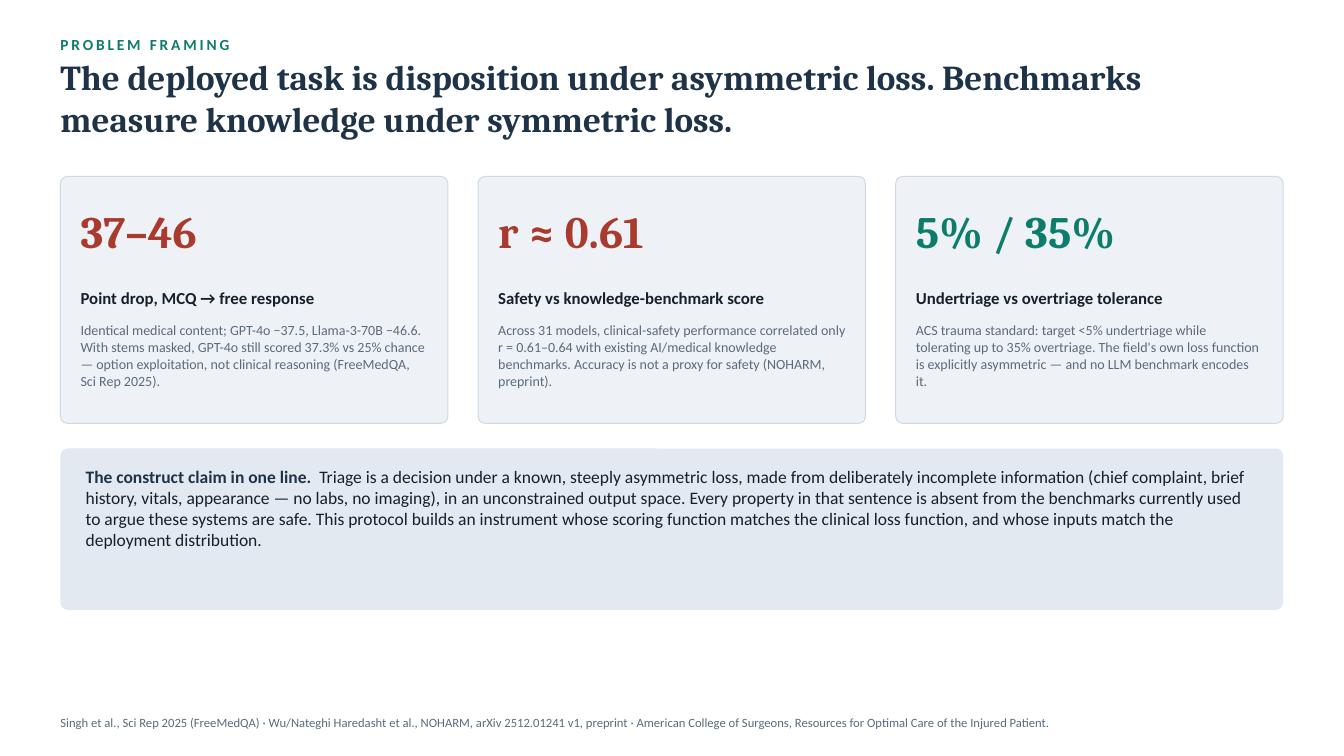
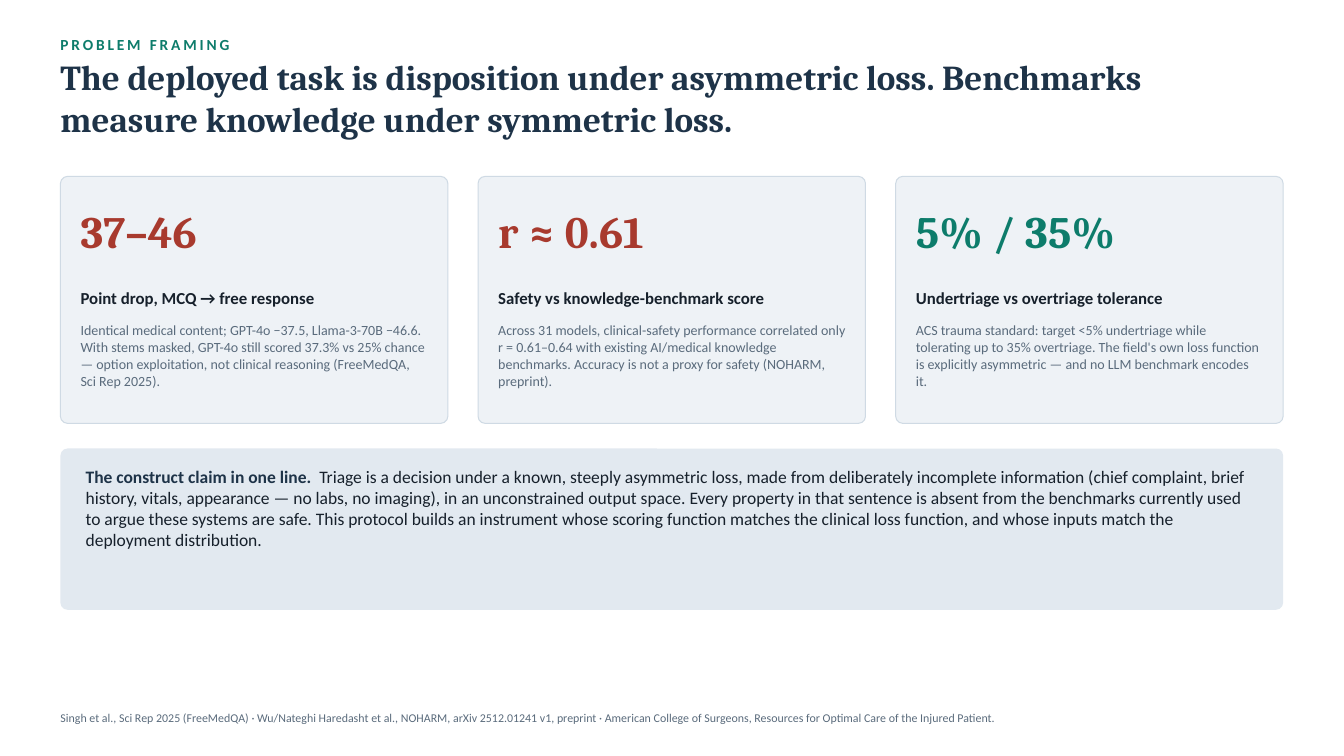
Before and after one commit to SanjaySrivatsa5172/AI-MEDICAL-INFORMATION-STANDARDS-AMIS-, a slide deck: slide 2 of docs/Triage_Benchmark_Technical_Review.pptx. Drawn at 1344x756 pixels with LibreOffice and Linux fonts; fonts in the diff are those of the drawing. Boxes give left, top, right and bottom in pixels: in the first picture for what was removed or moved away, otherwise in the second. Text is boxed around its words. In the diff, an @@ line names an element or a change of style, - is before the commit and + after.

```diff
--- a/docs/Triage_Benchmark_Technical_Review.pptx
+++ b/docs/Triage_Benchmark_Technical_Review.pptx
@@ text "Singh et al., Sci Rep ..." at (60,713,994,724): size 9 to 8.5 pt @@
```
Also in this commit, not shown: 8 other slides changed.
